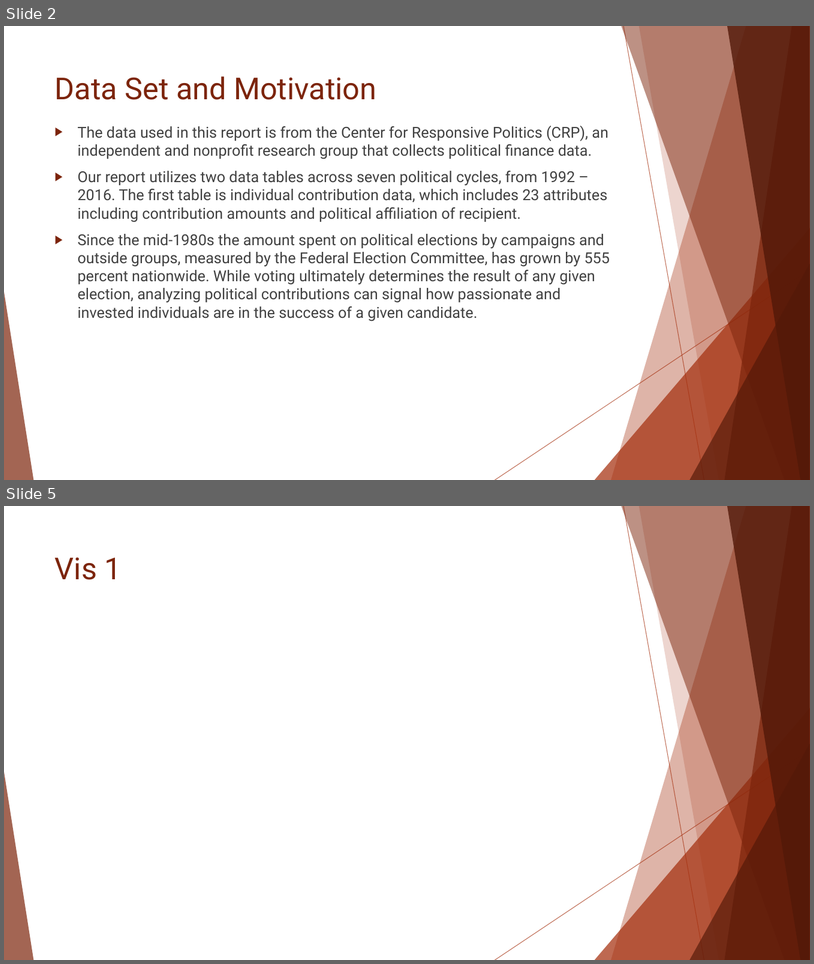
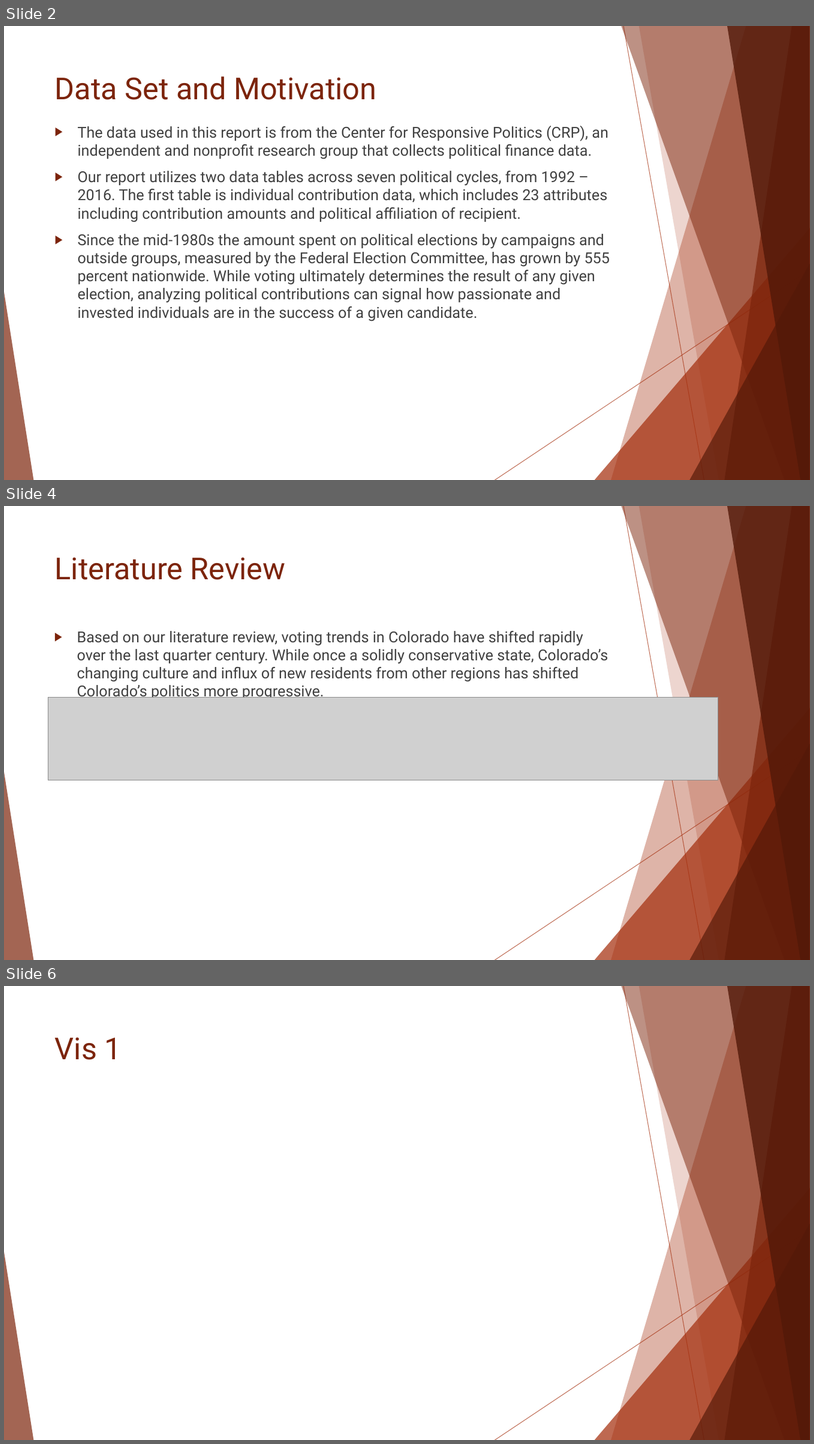
Before and after one commit to dslachar/analysis_of_crp_data, a slide deck: project_presention.pptx. Shown one above the other, each under a label of ours: slides 2 and 5 before the commit, slides 2, 4 and 6 after it; the slides between them are not shown. The pictures are 814x964 and 814x1444 pixels, drawn with LibreOffice and Linux fonts; fonts in the diff are those of the drawing; grey boxes stand for pictures. Boxes give left, top, right and bottom in pixels: in the first picture for what was removed or moved away, otherwise in the second. Text is boxed around its words. In the diff, an @@ line names an element or a change of style, - is before the commit and + after.

```diff
--- a/project_presention.pptx
+++ b/project_presention.pptx
@@ slide 4 added at (4,506,810,960), background #FFFFFF; not listed: 10 template elements that a slide beside it also shows @@
@@ title added at (55,557,286,580), 36 pt, text #7C240B @@
+Literature Review
@@ text added at (77,631,608,700), 18 pt, text #404040 @@
+▶ Based on our literature review, voting trends in Colorado have shifted rapidly over the last quarter century. While once a solidly conservative state, Colorado’s changing culture and influx of new residents from other regions has shifted Colorado’s politics more progressive.
@@ picture added at (48,697,719,780) @@
@@ what was slide 5 is now slide 6 @@
```
Also in this commit, not shown: 2 slides changed, 1 other slide added, 1 slide removed.
